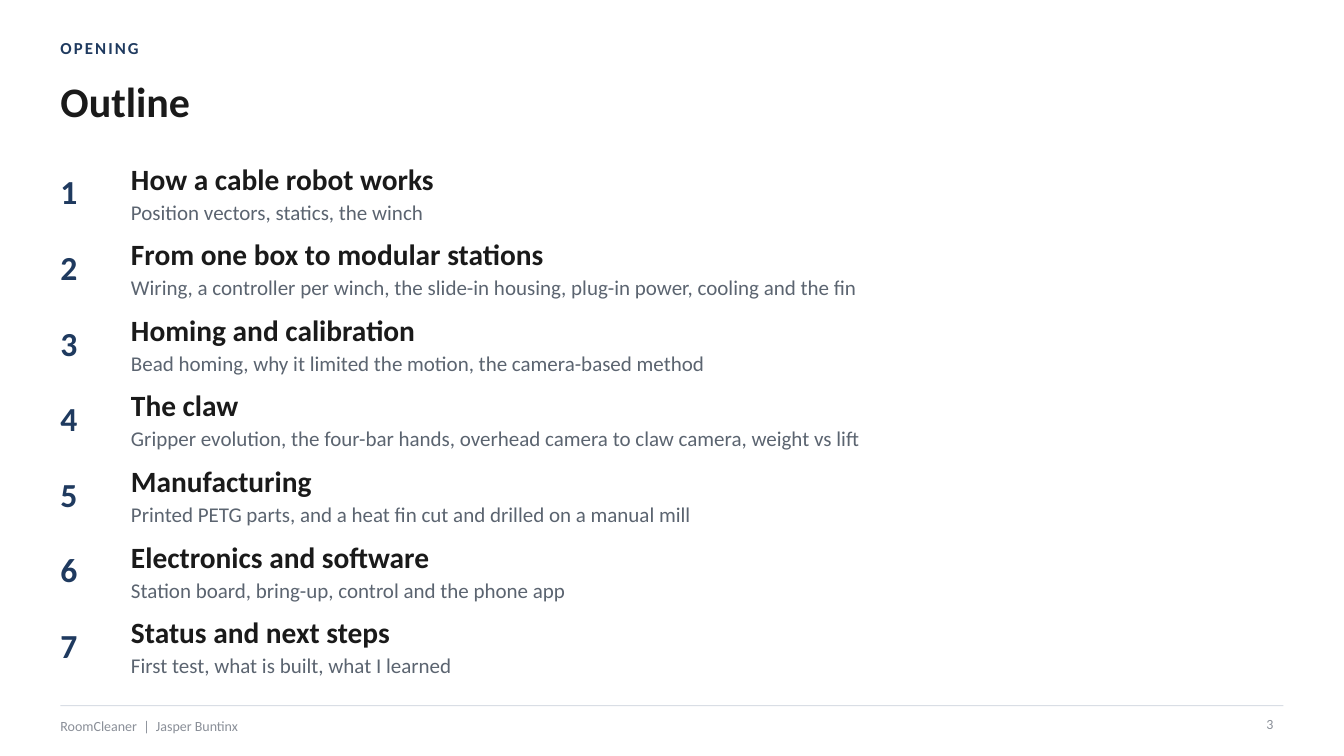
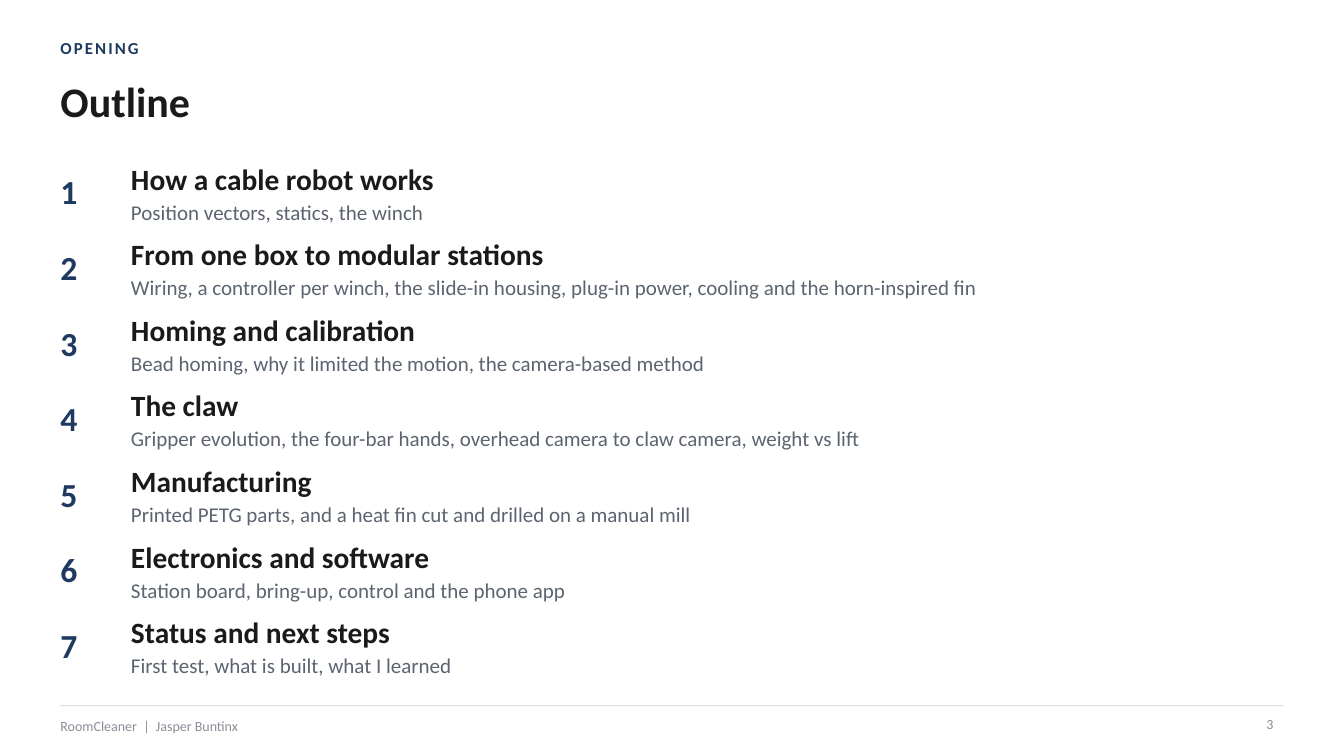
Before and after one commit to Jaspario1199/RoomCleaner, a slide deck: slide 3 of docs/presentation/deck_v3/RoomCleaner_Buntinx_Oct27_v3.pptx. Drawn at 1344x756 pixels with LibreOffice and Linux fonts; fonts in the diff are those of the drawing. Boxes give left, top, right and bottom in pixels: in the first picture for what was removed or moved away, otherwise in the second. Text is boxed around its words. In the diff, an @@ line names an element or a change of style, - is before the commit and + after.

```diff
--- a/docs/presentation/deck_v3/RoomCleaner_Buntinx_Oct27_v3.pptx
+++ b/docs/presentation/deck_v3/RoomCleaner_Buntinx_Oct27_v3.pptx
@@ text at bbox=[131, 280, 976, 299]: text changed @@
-Wiring, a controller per winch, the slide-in housing, plug-in power, cooling and the fin
+Wiring, a controller per winch, the slide-in housing, plug-in power, cooling and the horn-inspired fin
```
Also in this commit, not shown: 1 other slide changed, 1 slide added, 4 other files.
